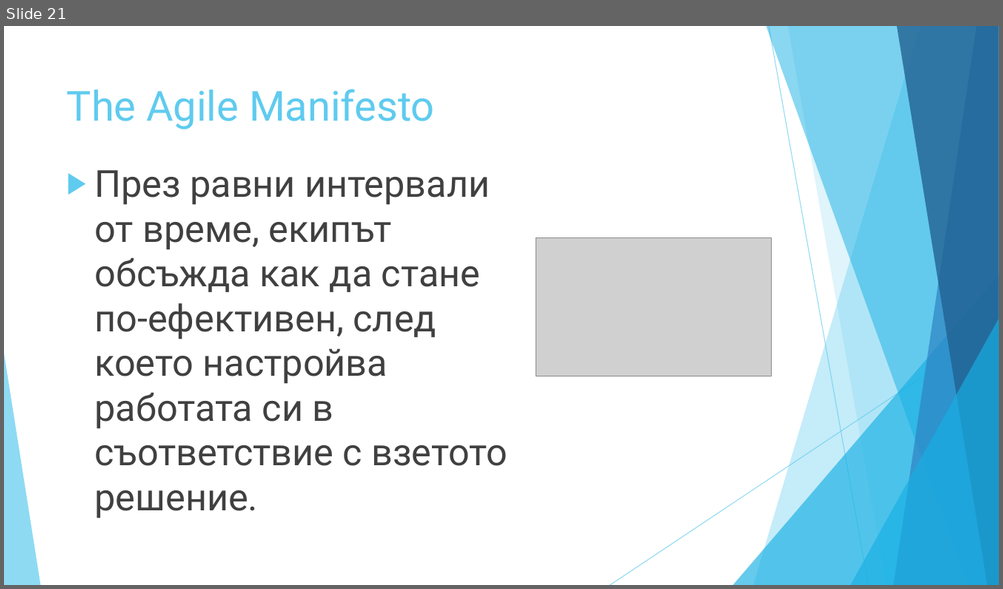
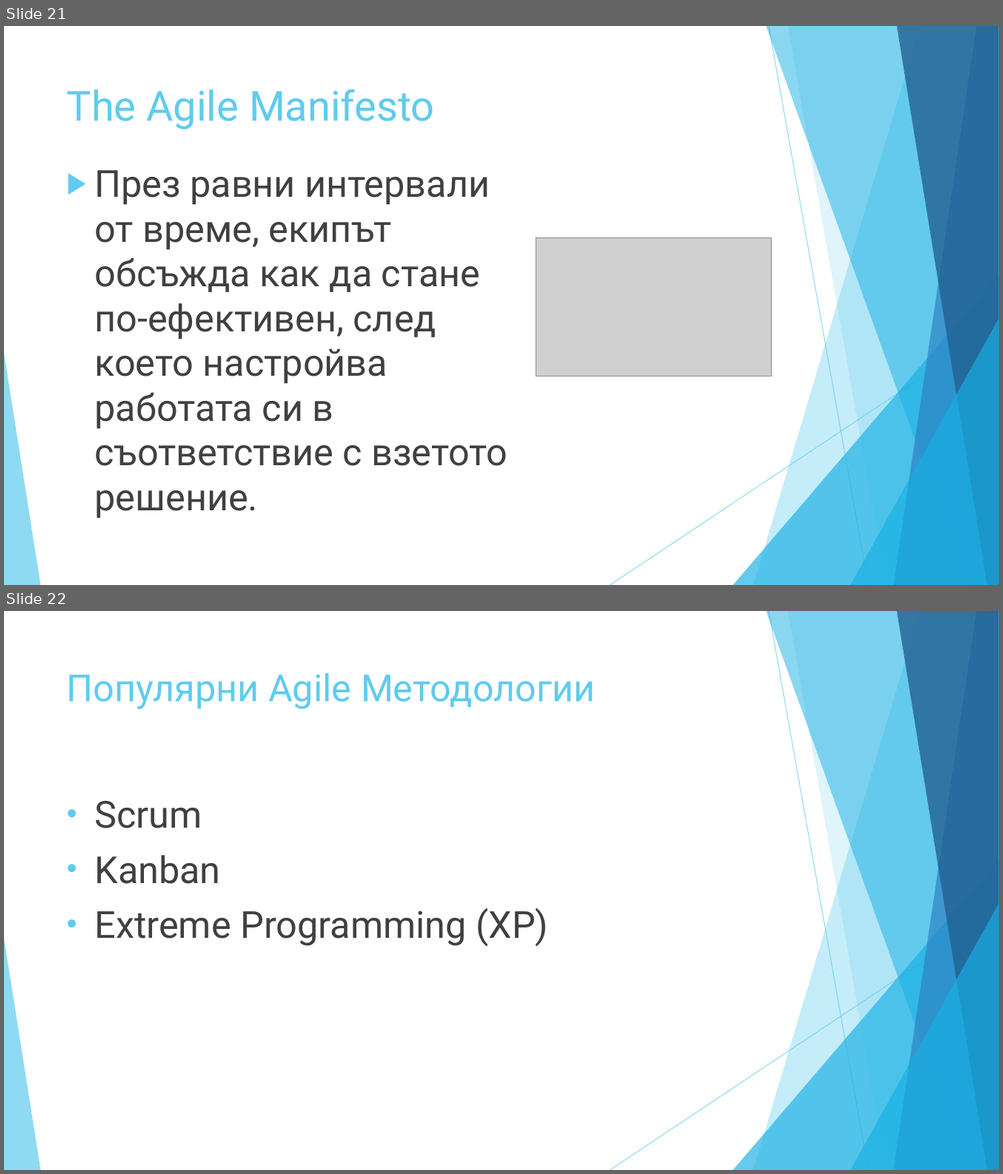
Before and after one commit to vtasheva/coursework-customer-requirements, a slide deck: Coursework - presentation.pptx. Shown one above the other, each under a label of ours: slide 21 before the commit, slides 21 and 22 after it. The pictures are 1003x589 and 1003x1174 pixels, drawn with LibreOffice and Linux fonts; fonts in the diff are those of the drawing; grey boxes stand for pictures. Boxes give left, top, right and bottom in pixels: in the first picture for what was removed or moved away, otherwise in the second. Text is boxed around its words. In the diff, an @@ line names an element or a change of style, - is before the commit and + after.

Commit message:
added Scrum and Kanban

```diff
--- a/Coursework - presentation.pptx
+++ b/Coursework - presentation.pptx
@@ slide 22 added at (4,611,999,1170), background #FFFFFF; not listed: 10 template elements that a slide beside it also shows @@
@@ title added at (67,673,595,709), 36 pt, text #5FCBEF @@
+Популярни Agile Методологии
@@ text added at (95,800,548,946), 36 pt, text #404040 @@
+• Scrum
+• Kanban
+• Extreme Programming (XP)
```
Also in this commit, not shown: 6 other slides added.
